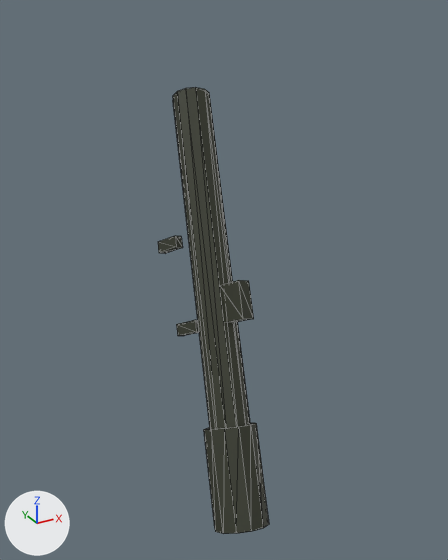
Two versions of the glTF model public/assets/models/at_soldier.glb, one commit apart.
Before and after are seen from a 50 mm lens placed at (-17.31, -13.96, -13.27), pointed at (-16.43, -12.36, -14.06). Lighting does not change. The marker at lower left points along +X, +Y and +Z. The first picture is the older version. Mesh edges are drawn as thin lines. Where no turn or scale is listed for an object, it has been applied to the vertices. Vertices at exactly the same position are counted once.

The first picture shows 'Launcher_tube'.
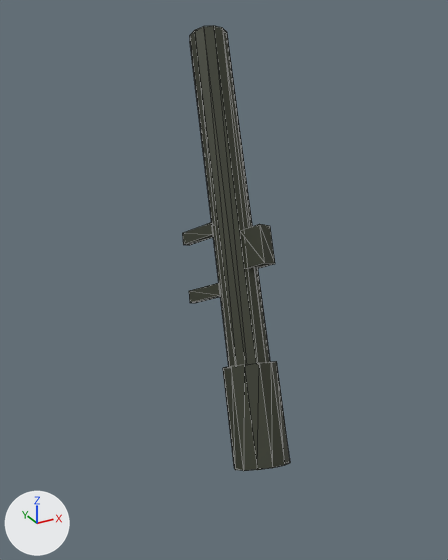
The change in detail:
me_launcher_tube is used by ob_launcher_tube; location (-16.472, -12.31, -14.152); rotation (-2.062, 0.345, 0.276), in degrees (-118, 20, 16); scale (-0.705, -0.705, -0.705).
me_launcher_tube had 72 vertices, 124 faces and spanned x -0.12..0.12, y -1.0..1.0, z -0.25..0.25.
me_launcher_tube now has 72 vertices, 124 faces and spans x -0.12..0.12, y -1.0..1.0, z -0.24..0.24.
me_launcher_tube part 1: the loose piece of 8 vertices spanning x -0.02..0.02, y -0.13..-0.08, z -0.18..-0.05 is scaled about its middle by (1.01, 1.01, 1.57), then moved by (0.0, -0.11, -0.03).
me_launcher_tube part 2: the loose piece of 8 vertices spanning x -0.02..0.02, y 0.29..0.35, z -0.25..-0.12 is scaled about its middle by (1.01, 1.01, 1.57), then moved by (0.0, -0.25, 0.05).
me_launcher_tube part 3: the loose piece of 24 vertices spanning x -0.09..0.09, y -0.7..1.0, z -0.02..0.16 is moved by (0.0, -0.01, -0.01).
me_launcher_tube part 4: the loose piece of 8 vertices spanning x -0.04..0.04, y -0.12..0.05, z 0.14..0.25 is moved by (0.0, -0.04, -0.01).
Other edits to the shape of me_launcher_tube do not show in these pictures.
Object 'Launcher_tube' (ob_launcher_tube) moves from (-16.472, -12.31, -14.152) to (-16.398, -12.311, -13.954).
Object 'Launcher_tube' (ob_launcher_tube) is rescaled from (-0.705, -0.705, -0.705) to (-0.7, -0.7, -0.7).

Location of each change, (x1, y1, x2, y2) in pixels of the pictures (448 x 560 px; the box of a moved part takes in the faces that stretch with it):
'Launcher_tube', reshaped, moved, rescaled: before (158, 87, 269, 534); after (182, 26, 290, 471)
part 1 of me_launcher_tube, moved or reshaped: before (176, 320, 199, 336); after (189, 283, 220, 303)
part 2 of me_launcher_tube, moved or reshaped: before (158, 236, 183, 254); after (182, 223, 213, 245)
part 3 of me_launcher_tube, moved or reshaped: before (173, 87, 250, 429); after (190, 26, 270, 367)
part 4 of me_launcher_tube, moved or reshaped: before (222, 280, 254, 322); after (242, 224, 275, 269)
